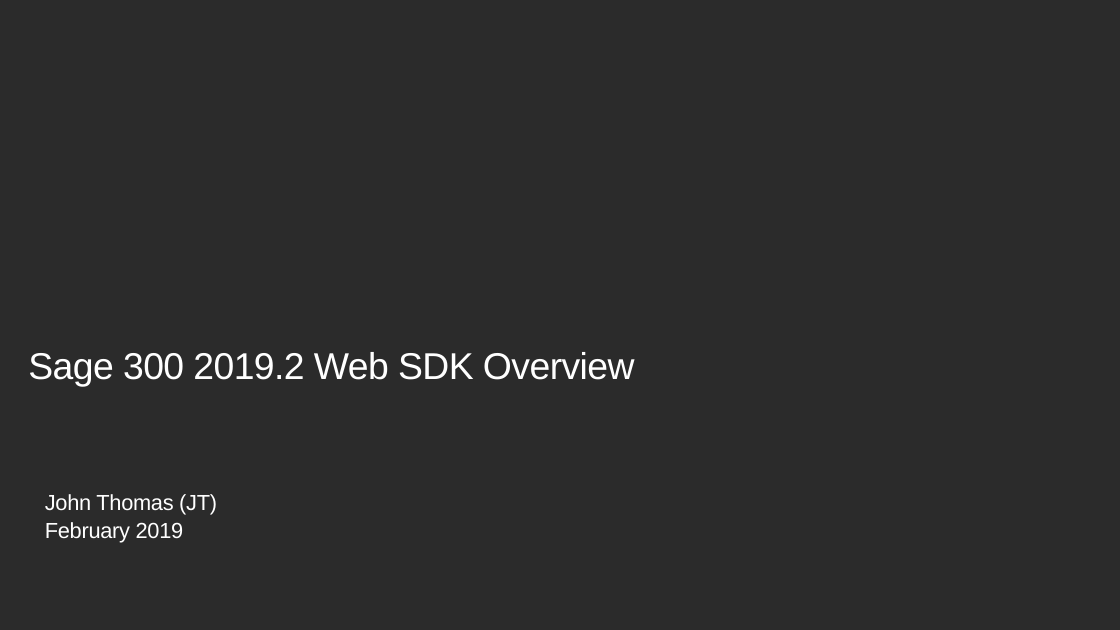
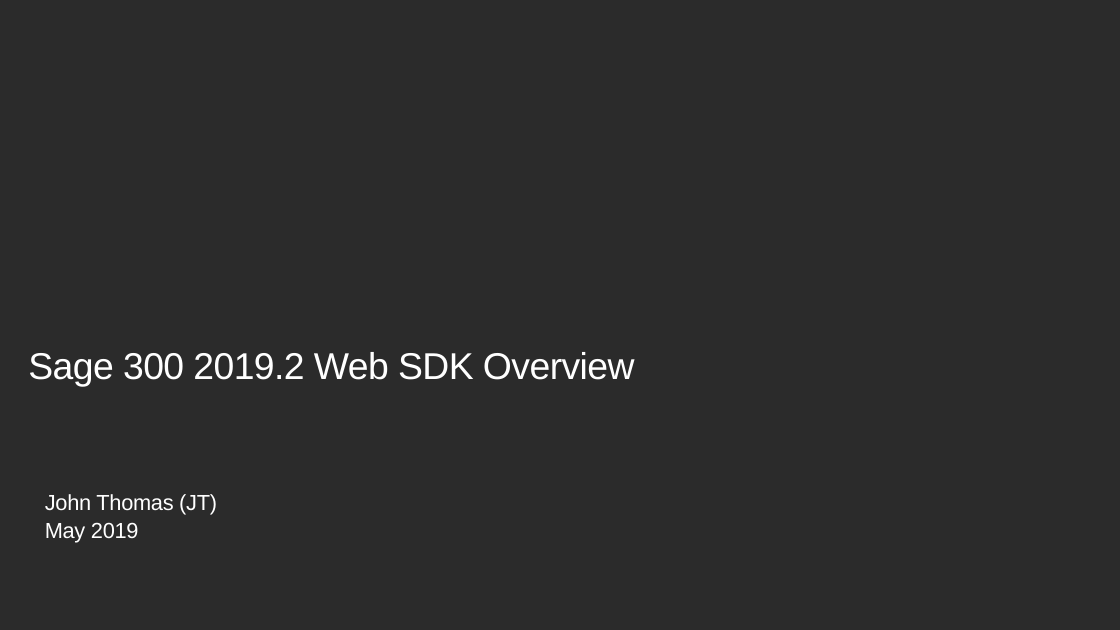
Before and after one commit to SageNADev/Sage300-SDK, a slide deck: slide 1 of docs/presentations/Sage300SDK_20192WebSDKOverview.pptx. Drawn at 1120x630 pixels with LibreOffice and Linux fonts; fonts in the diff are those of the drawing; background and template pictures are left out; a plain dark background stands for a picture behind light text. Boxes give left, top, right and bottom in pixels: in the first picture for what was removed or moved away, otherwise in the second. Text is boxed around its words. In the diff, an @@ line names an element or a change of style, - is before the commit and + after.

```diff
--- a/docs/presentations/Sage300SDK_20192WebSDKOverview.pptx
+++ b/docs/presentations/Sage300SDK_20192WebSDKOverview.pptx
@@ subtitle at (45, 522, 139, 543): text changed @@
-February 2019
+May 2019
```
Also in this commit, not shown: 9 other slides changed, 15 slides added, 2 slides removed.
